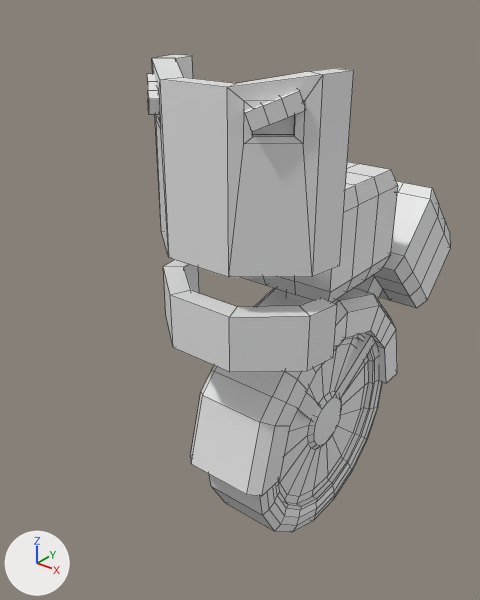
Two versions of the Blender file Other stuff/Blender assets/Robot1.blend, one commit apart.
Before and after are seen from a 50 mm lens placed at (2.98, -4.75, 3.94), pointed at (-0.45, -0.46, 1.28). Arrows for +X, +Y and +Z are at lower left; the lights stay in place. Mesh edges are drawn as thin lines.
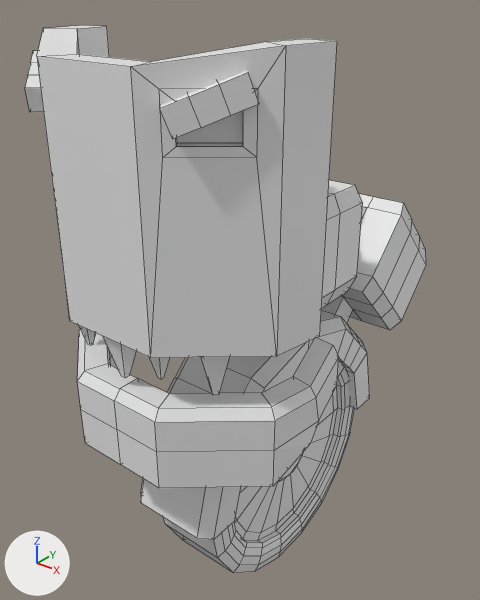
Changed parts and their boxes [x1, y1, x2, y2] in the pictures (480 x 600 px):
'Cylinder.003', moved, rescaled (48% wider, 49% taller)
    before: [152, 54, 354, 277]
    after: [37, 25, 337, 358]
'Cylinder.004', reshaped, moved, rescaled
    before: [163, 260, 337, 372]
    after: [77, 329, 339, 488]
'Cylinder.002', moved
    before: [190, 288, 397, 496]
    after: [141, 310, 370, 540]
'Cube.003', moved
    before: [243, 162, 451, 308]
    after: [321, 180, 426, 330]
'Cylinder', reshaped, moved (10% wider)
    before: [209, 332, 383, 532]
    after: [164, 368, 355, 573]
'Cube.001', moved, rescaled (47% wider, 50% taller)
    before: [147, 73, 306, 132]
    after: [25, 50, 259, 139]
'Cylinder.001', added
    after: [234, 377, 342, 543]
'Cube.006', added
    after: [79, 326, 230, 395]
part 2 of me_cylinder_007, cut back
    before: [276, 334, 375, 510]
    after: [232, 374, 345, 548]

Patch to the scene script:
```diff
--- a/Other stuff/Blender assets/Robot1.blend.py
+++ b/Other stuff/Blender assets/Robot1.blend.py
@@ me_cylinder_006 @@
 # used by ob_cylinder_004; location = (0.0, -0.72, 1.54); scale = (0.844, 0.844, 0.229)
-me_cylinder_006.from_pydata(...)  # 24 vertices, 22 faces; spans x -0.93..0.93, y -0.94..-0.13, z -1.0..1.0
+me_cylinder_006.from_pydata(...)  # 63 vertices, 58 faces; spans x -0.93..0.93, y -0.94..0.11, z -1.0..1.65
+# me_cylinder_006 part 1
+# 6 vertices are removed from x -0.87..0.87, y -0.94..-0.13, z -1.0..1.0
+# 20 faces are deleted
+# 4 vertices move from x -0.93..0.93, y -0.16, z -1.0..1.0 to x -0.89..0.89, y -0.38..0.11, z -0.76..1.65
+# 37 vertices are added at x -0.93..0.93, y -0.94..0.11, z -1.0..1.65
+# 8 new vertices lie (0.0, 0.0, 1.0) away from vertices in x -0.87..0.87, y -0.94..-0.4, z -1.0
+# 56 new faces join them
@@ me_cylinder_007 @@
 # used by ob_cylinder; location = (0.0, 0.0, 0.0); rotation_euler = (0.0, 1.571, 0.0), in degrees (0, 90, 0); scale = (1.07, 1.07, 0.322)
-me_cylinder_007.from_pydata(...)  # 324 vertices, 308 faces; spans x -1.06..1.06, y -1.08..1.08, z -1.0..1.0
+me_cylinder_007.from_pydata(...)  # 182 vertices, 163 faces; spans x -1.06..1.06, y -1.08..1.08, z -1.0..1.0
+# me_cylinder_007 part 2
+# 72 vertices are removed from x -0.81..0.81, y -0.82..0.82, z 0.78..0.89
+# 73 faces are deleted
+# 18 vertices in x -0.81..0.81, y -0.82..0.82, z 0.94 move by (0.0, 0.0, -0.04)
+# 2 vertices are added at (-0.81, -0.14, 0.74), (-0.81, 0.14, 0.74)
+# 1 new face joins them
@@ ob_cylinder_002 @@
 ob_cylinder_002 = bpy.data.objects.new('Cylinder.002', me_cylinder_004)
-ob_cylinder_002.location = (0.0, 0.0, 0.0)
+ob_cylinder_002.location = (0.0, -0.62, 0.0)
 ob_cylinder_002.rotation_euler = (0.0, 1.571, 0.0)  # degrees (0, 90, 0)
@@ ob_cylinder_003 @@
 ob_cylinder_003 = bpy.data.objects.new('Cylinder.003', me_cylinder_005)
-ob_cylinder_003.location = (0.0, -0.72, 2.74)
-ob_cylinder_003.scale = (0.844, 0.844, 0.667)
+ob_cylinder_003.location = (-0.02, -1.3, 2.74)
+ob_cylinder_003.scale = (1.13, 1.13, 0.891)
@@ ob_cylinder_004 @@
 ob_cylinder_004 = bpy.data.objects.new('Cylinder.004', me_cylinder_006)
-ob_cylinder_004.location = (0.0, -0.72, 1.54)
-ob_cylinder_004.scale = (0.844, 0.844, 0.229)
+ob_cylinder_004.location = (-0.02, -1.3, 1.14)
+ob_cylinder_004.scale = (1.13, 1.13, 0.305)
@@ ob_cube_001 @@
 ob_cube_001 = bpy.data.objects.new('Cube.001', me_cube_003)
-ob_cube_001.location = (0.51, -1.33, 3.2)
+ob_cube_001.location = (0.66, -2.11, 3.36)
 ob_cube_001.rotation_euler = (0.0, -0.362, 0.785)  # degrees (0, -21, 45)
-ob_cube_001.scale = (0.0606, 0.0606, 0.0606)
+ob_cube_001.scale = (0.081, 0.081, 0.081)
@@ ob_cube_003 @@
 ob_cube_003 = bpy.data.objects.new('Cube.003', me_cube_005)
-ob_cube_003.location = (0.0, 1.41, 1.41)
+ob_cube_003.location = (0.0, 0.79, 1.41)
 ob_cube_003.rotation_euler = (-0.785, 0.0, 0.0)  # degrees (-45, 0, 0)
@@ ob_cylinder @@
 ob_cylinder = bpy.data.objects.new('Cylinder', me_cylinder_007)
-ob_cylinder.location = (0.0, 0.0, 0.0)
+ob_cylinder.location = (0.0, -0.62, 0.0)
 ob_cylinder.rotation_euler = (0.0, 1.571, 0.0)  # degrees (0, 90, 0)
@@ ob_cylinder_001 @@
+ob_cylinder_001 = bpy.data.objects.new('Cylinder.001', me_cylinder_001)  # 180 vertices, 145 faces; spans x -0.81..0.81, y -0.82..0.82, z -0.9..0.9
+ob_cylinder_001.location = (0.0, -0.62, 0.0)
+ob_cylinder_001.rotation_euler = (0.0, 1.571, 0.0)  # degrees (0, 90, 0)
+ob_cylinder_001.scale = (1.07, 1.07, 0.322)
@@ ob_icosphere @@
+ob_icosphere = bpy.data.objects.new('Icosphere', me_icosphere)  # an icosphere of 20 faces spanning x -0.89..0.89, y -0.85..0.85, z -1.0..1.0
+ob_icosphere.location = (-0.02, -1.14, 3.02)
+ob_icosphere.scale = (0.501, 0.501, 0.501)
@@ ob_cube_006 @@
+ob_cube_006 = bpy.data.objects.new('Cube.006', me_cube_006)  # 40 vertices, 30 faces; spans x -1.0..10.3, y -1.0..10.3, z -2.62..1.0
+ob_cube_006.location = (-0.63, -2.02, 1.76)
+ob_cube_006.rotation_euler = (0.0, 0.0, -0.785)  # degrees (0, 0, -45)
+ob_cube_006.scale = (0.0927, 0.0927, 0.0927)
```
